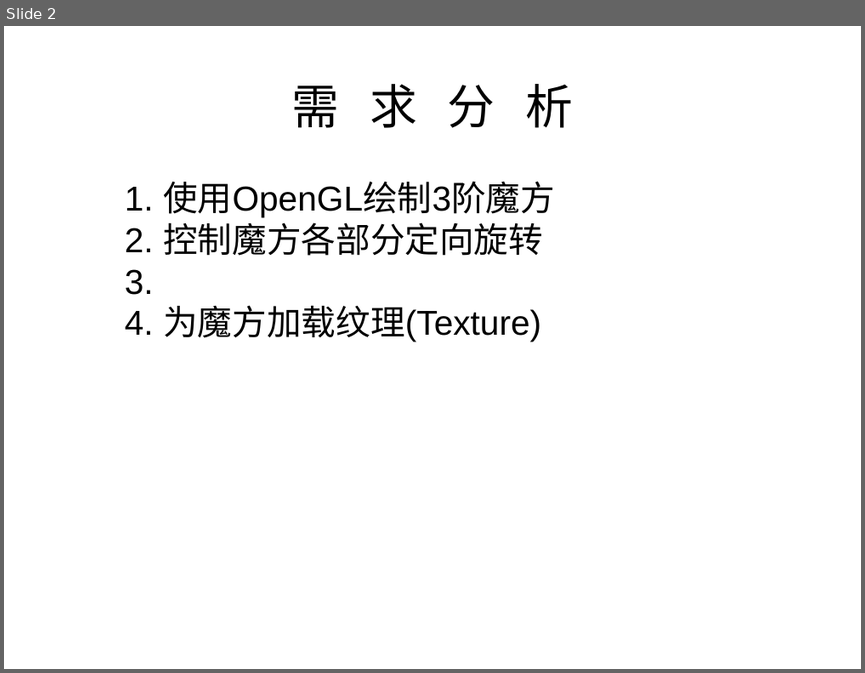
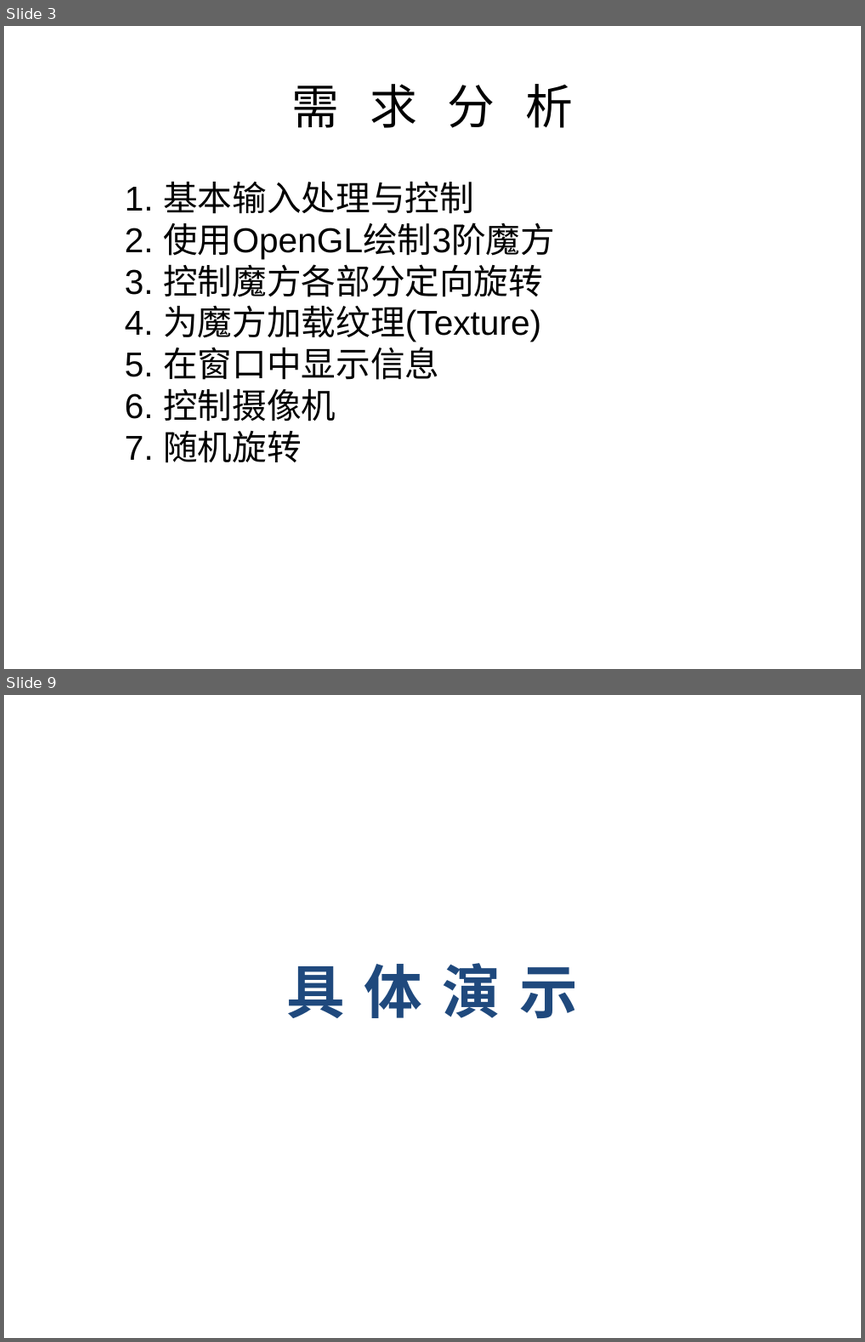
Before and after one commit to Seas0/OpenGLMagicCube, a slide deck: docs/OpenGLCubeDirect.pptx. Shown one above the other, each under a label of ours: slide 2 before the commit, slides 3 and 9 after it; the slides between them are not shown. The pictures are 865x673 and 865x1342 pixels, drawn with LibreOffice and Linux fonts; fonts in the diff are those of the drawing; background and template pictures are left out. Boxes give left, top, right and bottom in pixels: in the first picture for what was removed or moved away, otherwise in the second. Text is boxed around its words. In the diff, an @@ line names an element or a change of style, - is before the commit and + after.

Commit message:
add: random rotate whole cube add: info text
change: ppt document

fix: texture for Windows bulid

TODO: Noise gen

```diff
--- a/docs/OpenGLCubeDirect.pptx
+++ b/docs/OpenGLCubeDirect.pptx
@@ slide 9 added at [4, 695, 861, 1338], background picture (left out) @@
@@ title added at [287, 963, 579, 1018], 54 pt, text #1F497D, bold @@
+具 体 演 示
@@ what was slide 2 is now slide 3 @@
@@ slide 3 changed as well @@
@@ text at [125, 181, 555, 297]: text changed @@
-1. 使用OpenGL绘制3阶魔方
-2. 控制魔方各部分定向旋转
-3.
+1. 基本输入处理与控制
+2. 使用OpenGL绘制3阶魔方
+3. 控制魔方各部分定向旋转
@@ text at [125, 341, 439, 463]: paragraphs added @@
+5. 在窗口中显示信息
+6. 控制摄像机
+7. 随机旋转
```
Also in this commit, not shown: 1 other slide changed, 7 other slides added, 2 slides removed, 12 other files.
